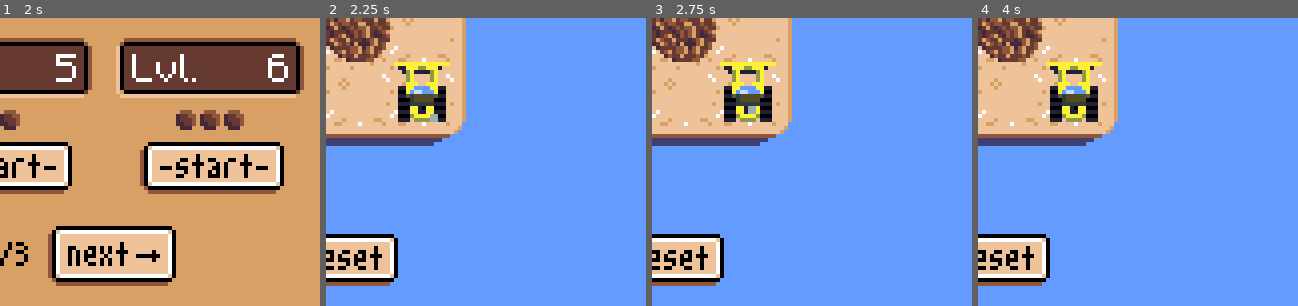
Above: before the commit, frames 1-4 (left to right).
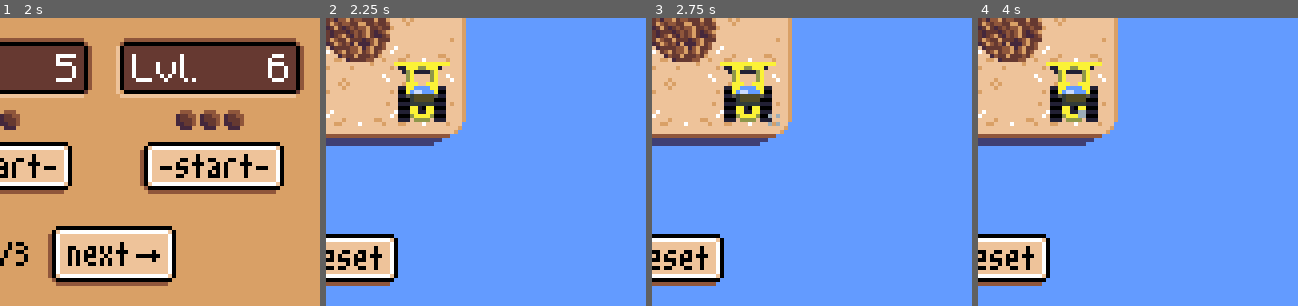
Above: after the commit, the same moments.

Repository: aludvik/Bouldering
Game: Godot game, scene res://Title/Title.tscn
Same seed, same stepped clock (60 frames per second), same inputs: the game is played once before the commit and once after it.
Inputs (mouse positions are % of the whole screen's width and height, from its top left):
- Up to frame 1 (2 s): click (50, 87) at 0.5 s; click (21, 67) at 1.25 s
- Up to frame 2 (2.25 s): click (17, 43) at 2.02 s
- Up to frame 3 (2.75 s): no input
- Up to frame 4 (4 s): click (9, 10) at 2.75 s; click (17, 43) at 3.52 s
The pictures show only the part of the screen within x 50-100%, y 50-100%; the shares and areas given below are measured in that part.

Frame 1 is identical in both runs. In frame 2, less than 0.1% of the frame differs, in the area x 32-35%, y 33-37%; in frame 3, 0.1%, in the area x 30-40%, y 30-38%; in frame 4, less than 0.1%.

Commit message:
Customize levels for worlds

Diff:
--- a/Level/Level.gd
+++ b/Level/Level.gd
@@ -1,10 +1,10 @@
 extends Node2D
 
 onready var Tractor = $Tractor
-onready var Boulder = preload("Boulder.tscn")
-onready var Buried = preload("Buried.tscn")
-onready var Hole = preload("Hole.tscn")
-onready var Stone = preload("Stone.tscn")
+onready var Boulder = $Pieces/Boulder.duplicate()
+onready var Buried = $Pieces/Buried.duplicate()
+onready var Hole = $Pieces/Hole.duplicate()
+onready var Stone = $Pieces/Stone.duplicate()
 
 export(int) var speed = 9
 
@@ -63,7 +63,7 @@
 		elif cell != null:
 			if cell == "Hole":
 				remaining += 1
-			var piece = get(cell).instance()
+			var piece = create_piece(cell)
 			piece.position = compute_piece_position(origin, level.size, i)
 			$Pieces.add_child(piece)
 
@@ -75,6 +75,9 @@
 # warning-ignore:integer_division
 	var y_offset = row * tile_size + tile_size / 2
 	return origin + Vector2(x_offset, y_offset)
+
+func create_piece(kind):
+	return get(kind).duplicate()
 
 func _unhandled_input(event):
 	if moving:
@@ -133,7 +136,7 @@
 
 func handle_deferred_fill():
 	if filled != null:
-		var new_buried = Buried.instance()
+		var new_buried = create_piece("Buried")
 		new_buried.position = filled["hole"].position
 		remove_child(filled["hole"])
 		remove_child(filled["boulder"])
--- a/Level/Level.tscn
+++ b/Level/Level.tscn
@@ -74,8 +74,8 @@
 [node name="ReturnButton" type="TextureButton" parent="."]
 margin_left = 8.0
 margin_top = 8.0
-margin_right = 13.0
-margin_bottom = 13.0
+margin_right = 21.0
+margin_bottom = 21.0
 texture_normal = ExtResource( 2 )
 texture_pressed = ExtResource( 1 )
 texture_hover = ExtResource( 3 )
@@ -676,7 +676,7 @@
 
 [node name="AnimatedSprite" type="AnimatedSprite" parent="Tractor"]
 frames = SubResource( 10 )
-frame = 3
+frame = 7
 playing = true
 
 [node name="Tween" type="Tween" parent="Tractor"]
--- /dev/null
+++ b/Level/LevelMoss.tscn
@@ -0,0 +1,95 @@
+[gd_scene load_steps=17 format=2]
+
+[ext_resource path="res://Level/Level.tscn" type="PackedScene" id=1]
+[ext_resource path="res://Sprites/LevelMoss/PlatformMoss.png" type="Texture" id=2]
+[ext_resource path="res://Sprites/LevelMoss/GridMoss.png" type="Texture" id=3]
+[ext_resource path="res://Sprites/LevelMoss/TractorMoss.png" type="Texture" id=4]
+[ext_resource path="res://Sprites/LevelMoss/HoleMoss.png" type="Texture" id=5]
+[ext_resource path="res://Sprites/LevelMoss/BoulderMoss.png" type="Texture" id=6]
+[ext_resource path="res://Sprites/LevelMoss/BuriedMoss.png" type="Texture" id=7]
+
+[sub_resource type="AtlasTexture" id=1]
+atlas = ExtResource( 4 )
+region = Rect2( 0, 0, 16, 16 )
+
+[sub_resource type="AtlasTexture" id=2]
+atlas = ExtResource( 4 )
+region = Rect2( 16, 0, 16, 16 )
+
+[sub_resource type="AtlasTexture" id=3]
+atlas = ExtResource( 4 )
+region = Rect2( 32, 0, 16, 16 )
+
+[sub_resource type="AtlasTexture" id=4]
+atlas = ExtResource( 4 )
+region = Rect2( 48, 0, 16, 16 )
+
+[sub_resource type="AtlasTexture" id=5]
+atlas = ExtResource( 4 )
+region = Rect2( 64, 0, 16, 16 )
+
+[sub_resource type="AtlasTexture" id=6]
+atlas = ExtResource( 4 )
+region = Rect2( 80, 0, 16, 16 )
+
+[sub_resource type="AtlasTexture" id=7]
+atlas = ExtResource( 4 )
+region = Rect2( 96, 0, 16, 16 )
+
+[sub_resource type="AtlasTexture" id=8]
+atlas = ExtResource( 4 )
+region = Rect2( 112, 0, 16, 16 )
+
+[sub_resource type="SpriteFrames" id=9]
+animations = [ {
+"frames": [ SubResource( 1 ), SubResource( 2 ), SubResource( 3 ), SubResource( 4 ), SubResource( 5 ), SubResource( 6 ), SubResource( 7 ), SubResource( 8 ) ],
+"loop": true,
+"name": "default",
+"speed": 5.0
+} ]
+
+[node name="LevelRock" type="Node2D"]
+
+[node name="Level" parent="." instance=ExtResource( 1 )]
+
+[node name="6" parent="Level" index="4"]
+visible = true
+
+[node name="Platform" parent="Level/6" index="1"]
+texture = ExtResource( 2 )
+
+[node name="Grid" parent="Level/6" index="2"]
+texture = ExtResource( 3 )
+
+[node name="5" parent="Level" index="5"]
+visible = true
+
+[node name="Platform" parent="Level/5" index="1"]
+texture = ExtResource( 2 )
+
+[node name="Grid" parent="Level/5" index="2"]
+texture = ExtResource( 3 )
+
+[node name="Platform" parent="Level/4" index="1"]
+texture = ExtResource( 2 )
+
+[node name="Grid" parent="Level/4" index="2"]
+texture = ExtResource( 3 )
+
+[node name="AnimatedSprite" parent="Level/Tractor" index="0"]
+frames = SubResource( 9 )
+frame = 7
+
+[node name="Sprite" parent="Level/Pieces/Hole" index="0"]
+texture = ExtResource( 5 )
+
+[node name="Sprite" parent="Level/Pieces/Buried" index="0"]
+texture = ExtResource( 7 )
+
+[node name="Sprite" parent="Level/Pieces/Boulder" index="0"]
+texture = ExtResource( 6 )
+
+[editable path="Level"]
+[editable path="Level/Pieces/Hole"]
+[editable path="Level/Pieces/Buried"]
+[editable path="Level/Pieces/Boulder"]
--- /dev/null
+++ b/Level/LevelSnow.tscn
@@ -0,0 +1,92 @@
+[gd_scene load_steps=17 format=2]
+
+[ext_resource path="res://Level/Level.tscn" type="PackedScene" id=1]
+[ext_resource path="res://Sprites/LevelSnow/BoulderSnow.png" type="Texture" id=2]
+[ext_resource path="res://Sprites/LevelSnow/PlatformSnow.png" type="Texture" id=3]
+[ext_resource path="res://Sprites/LevelSnow/BuriedSnow.png" type="Texture" id=4]
+[ext_resource path="res://Sprites/LevelSnow/HoleSnow.png" type="Texture" id=5]
+[ext_resource path="res://Sprites/LevelSnow/GridSnow.png" type="Texture" id=6]
+[ext_resource path="res://Sprites/LevelSnow/TractorSnow.png" type="Texture" id=7]
+
+[sub_resource type="AtlasTexture" id=1]
+atlas = ExtResource( 7 )
+region = Rect2( 0, 0, 16, 16 )
+
+[sub_resource type="AtlasTexture" id=2]
+atlas = ExtResource( 7 )
+region = Rect2( 16, 0, 16, 16 )
+
+[sub_resource type="AtlasTexture" id=3]
+atlas = ExtResource( 7 )
+region = Rect2( 32, 0, 16, 16 )
+
+[sub_resource type="AtlasTexture" id=4]
+atlas = ExtResource( 7 )
+region = Rect2( 48, 0, 16, 16 )
+
+[sub_resource type="AtlasTexture" id=5]
+atlas = ExtResource( 7 )
+region = Rect2( 64, 0, 16, 16 )
+
+[sub_resource type="AtlasTexture" id=6]
+atlas = ExtResource( 7 )
+region = Rect2( 80, 0, 16, 16 )
+
+[sub_resource type="AtlasTexture" id=7]
+atlas = ExtResource( 7 )
+region = Rect2( 96, 0, 16, 16 )
+
+[sub_resource type="AtlasTexture" id=8]
+atlas = ExtResource( 7 )
+region = Rect2( 112, 0, 16, 16 )
+
+[sub_resource type="SpriteFrames" id=9]
+animations = [ {
+"frames": [ SubResource( 1 ), SubResource( 2 ), SubResource( 3 ), SubResource( 4 ), SubResource( 5 ), SubResource( 6 ), SubResource( 7 ), SubResource( 8 ) ],
+"loop": true,
+"name": "default",
+"speed": 5.0
+} ]
+
+[node name="Level" instance=ExtResource( 1 )]
+
+[node name="6" parent="." index="4"]
+visible = true
+
+[node name="Platform" parent="6" index="1"]
+texture = ExtResource( 3 )
+
+[node name="Grid" parent="6" index="2"]
+texture = ExtResource( 6 )
+
+[node name="5" parent="." index="5"]
+visible = true
+
+[node name="Platform" parent="5" index="1"]
+texture = ExtResource( 3 )
+
+[node name="Grid" parent="5" index="2"]
+texture = ExtResource( 6 )
+
+[node name="Platform" parent="4" index="1"]
+texture = ExtResource( 3 )
+
+[node name="Grid" parent="4" index="2"]
+texture = ExtResource( 6 )
+
+[node name="AnimatedSprite" parent="Tractor" index="0"]
+frames = SubResource( 9 )
+frame = 6
+
+[node name="Sprite" parent="Pieces/Hole" index="0"]
+texture = ExtResource( 5 )
+
+[node name="Sprite" parent="Pieces/Buried" index="0"]
+texture = ExtResource( 4 )
+
+[node name="Sprite" parent="Pieces/Boulder" index="0"]
+texture = ExtResource( 2 )
+
+[editable path="Pieces/Hole"]
+[editable path="Pieces/Buried"]
+[editable path="Pieces/Boulder"]
